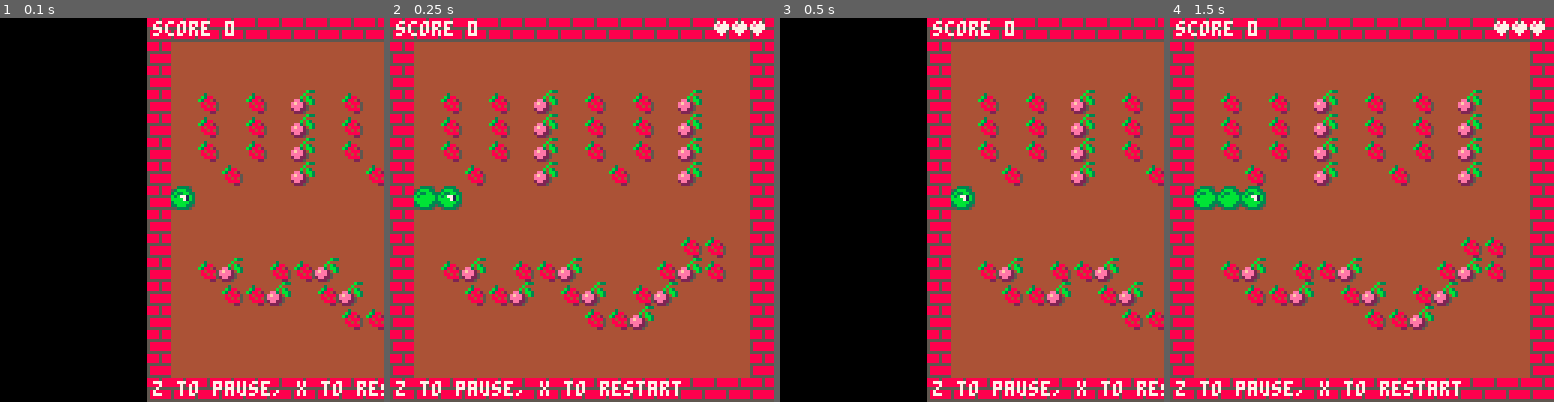
Above: before the commit, frames 1-4 (left to right).
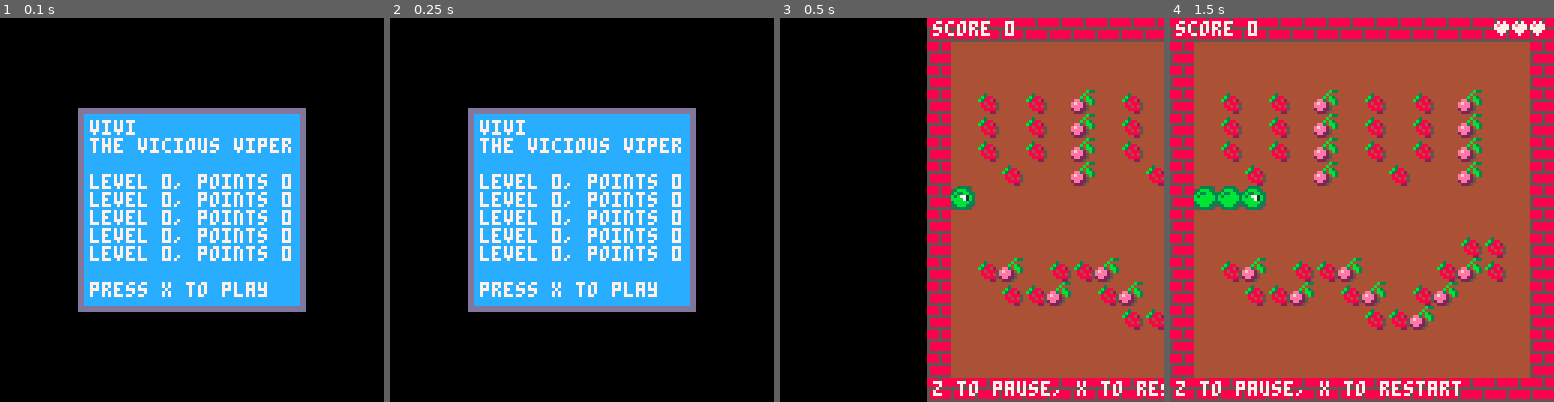
Above: after the commit, the same moments.

Repository: ajur/pico-8-carts
Game: PICO-8 cartridge carts/vivi.p8
Same seed, same stepped clock (60 frames per second), same inputs: the game is played once before the commit and once after it.
Inputs:
- Up to frame 1 (0.1 s): no input
- Up to frame 2 (0.25 s): no input
- Up to frame 3 (0.5 s): tap X (X key) at 0.33 s
- Up to frame 4 (1.5 s): tap O (Z key) at 0.7 s; tap X (X key) at 1.07 s

The runs differ from the first frame. In frame 1, 71% of the frame differs, in the area x 20-100%, y 0-100%; in frame 2, 100%, in the area x 0-100%, y 0-100%; in frame 3, nothing differs; in frame 4, nothing differs.

Commit message:
added high scores persistancy

Diff:
--- a/carts/vivi.p8
+++ b/carts/vivi.p8
@@ -4,9 +4,10 @@
 -- vivi clone v0.4
 -- by ajur
 
+cartdata('ajur_vivi')
+
 screen_size = 128
 btns = {0,1,[4]=2,[8]=3}
-
 
 function count_lvl_points(a,b)
  local p = 0
@@ -22,7 +23,7 @@
 
 function find_maps()
  local i,j,l = 0,0,{}
- while fget(mget(i,j),0) do
+ while mget(i,j) != 0 do
   add(l,{i,j,count_lvl_points(i,j)})
   i = (i+16) % 128
   if i == 0 then j += 16 end
@@ -35,153 +36,168 @@
 printh('found ' .. #lvls)
 
 
-function _init()
- if move_in==-40 then
-  if lvl == #lvls then return end
-  lvl += 1
- else
-  lvl = 1
-  score = 0
-  lives=3
+states = {
+ play = {},
+ score = {}
+}
+
+current_state = 'score'
+
+function states.play:init()
+  if move_in==-40 then
+    if lvl == #lvls then return end
+    lvl += 1
+  else
+    lvl = 1
+    score = 0
+    lives=3
+  end
+  lvl_points=lvls[lvl][3]
+  cls()
+  cam_x=-129
+  speed=5
+  body,head={{1,7},{1,7}},{1,7}
+  move_in=speed
+  head_dir=1
+  paused = false
+  shake=0
+end
+
+function states.play:update()
+  if cam_x<0 then cam_x=min(cam_x+20,0) end
+  if shake > 0 then shake -= 1 end
+  if btnp(5) then
+   _init()
+   reload(0x2000, 0x2000, 0x1000)
+   return
+  end
+  if btnp(4) then
+   paused = not paused
+  end
+  if paused then return end
+
+  b=btns[btn()]
+  if b and move_in > 0 then
+   head_dir = b
+  end
+  if move_in > 0 then
+   move_in -= 1
+  end
+  if move_in == 0 then
+   move_in = speed
+   add(body, head)
+   head=vec_by_dir(head,head_dir)
+ 		sfx(0)
+   local m=mget(lvls[lvl][1]+head[1],lvls[lvl][2]+head[2])
+   if fget(m,0) then
+    move_in = -1
+    sfx(3)
+    lives -= 1
+    shake=10
+   elseif vec_in_t(head, body) then
+    move_in = -2
+    sfx(2)
+    lives -= 1
+    shake=10
+   elseif fget(m,2) then
+    move_in = -3
+    sfx(2)
+    lives -= 1
+    mset(lvls[lvl][1]+head[1],lvls[lvl][2]+head[2],0)
+    shake=10
+   elseif fget(m,1) then
+    score+=1
+    lvl_points-=1
+    mset(lvls[lvl][1]+head[1],lvls[lvl][2]+head[2],0)
+    sfx(1)
+    if lvl_points == 0 then
+     move_in = -10
+    end
+   else
+    del(body,body[1])
+   end
+  end
+  if move_in < 0 and move_in > -10 then
+   if shake == 0 and lives > 0 then
+    body,head={{1,7},{1,7}},{1,7}
+    head_dir=1
+    move_in = speed
+   elseif shake==10 and lives==0 then
+    states.score:add_score(lvl, score)
+   end
+  end
+  if move_in <= -10 then
+   move_in -= 1
+   if move_in == -40 then
+    _init()
+   end
+  end
+end
+
+function states.play:draw()
+  if shake > 0 then
+   camera(cam_x+2-flr(rnd(5)), 2-flr(rnd(5)))
+  else
+   camera(cam_x, 0)
+  end
+  rectfill(0,0,screen_size,screen_size,4)
+  map(lvls[lvl][1],lvls[lvl][2],0,0,16,16)
+  palt(0, false)
+  spr(3,8,8*7)
+  palt(0, true)
+
+  print('score '..score,2,1,7)
+  print('z to pause, x to restart', 2, screen_size-7, 7)
+
+  for i=1,lives do
+   spr(32,screen_size-2-i*6, 1)
+  end
+
+  for b in all(body) do
+   spr(16,8*b[1],8*b[2])
+  end
+  if move_in == -1 then
+   spr(22+head_dir,
+       8*body[#body][1],
+       8*body[#body][2])
+   spr(2,
+       8*head[1],
+       8*head[2])
+  elseif move_in == -2 or move_in == -3 then
+   spr(26+head_dir,
+       8*head[1],
+       8*head[2])
+  else
+   spr(18+head_dir,
+       8*head[1],
+       8*head[2])
+  end
+  if move_in < -10 then
+   draw_popup{"level cleared!"}
+   return
+  end
+  if paused then
+   draw_popup{"paused","z to resume","x to restart"}
+  end
+  if lives == 0 then
+   states.score:draw(true)
+  end
  end
- lvl_points=lvls[lvl][3]
- cls()
- cam_x=-129
- speed=5
- body,head={{1,7},{1,7}},{1,7}
- move_in=speed
- head_dir=1
- paused = false
- shake=0
-end
-
-function _update()
- if cam_x<0 then cam_x=min(cam_x+20,0) end
- if shake > 0 then shake -= 1 end
- if btnp(5) then
-  _init()
-  reload(0x2000, 0x2000, 0x1000)
-  return
+
+ function vec_by_dir(v, d)
+  if d==0 then return {v[1]-1,v[2]} end
+  if d==1 then return {v[1]+1,v[2]} end
+  if d==2 then return {v[1],v[2]-1} end
+  if d==3 then return {v[1],v[2]+1} end
  end
- if btnp(4) then
-  paused = not paused
- end
- if paused then return end
-
- b=btns[btn()]
- if b and move_in > 0 then
-  head_dir = b
- end
- if move_in > 0 then
-  move_in -= 1
- end
- if move_in == 0 then
-  move_in = speed
-  add(body, head)
-  head=vec_by_dir(head,head_dir)
-		sfx(0)
-  local m=mget(lvls[lvl][1]+head[1],lvls[lvl][2]+head[2])
-  if fget(m,0) then
-   move_in = -1
-   sfx(3)
-   lives -= 1
-   shake=10
-  elseif fget(m,2) or vec_in_t(head, body) then
-   move_in = -2
-   sfx(2)
-   lives -= 1
-   shake=10
-  elseif fget(m,1) then
-   score+=1
-   lvl_points-=1
-   mset(lvls[lvl][1]+head[1],lvls[lvl][2]+head[2],0)
-   sfx(1)
-   if lvl_points == 0 then
-    move_in = -10
+
+ function vec_in_t(v,t)
+  for w in all(t) do
+   if v[1]==w[1] and v[2]==w[2] then
+    return true
    end
-  else
-   del(body,body[1])
-  end
- end
- if move_in < 0 and move_in > -10 then
-  if shake == 0 and lives > 0 then
-   body,head={{1,7},{1,7}},{1,7}
-   head_dir=1
-   move_in = speed
-  end
- end
- if move_in <= -10 then
-  move_in -= 1
-  if move_in == -40 then
-   _init()
-  end
- end
-end
-
-function _draw()
- if shake > 0 then
-  camera(cam_x+2-flr(rnd(5)), 2-flr(rnd(5)))
- else
-  camera(cam_x, 0)
- end
- rectfill(0,0,screen_size,screen_size,4)
- map(lvls[lvl][1],lvls[lvl][2],0,0,16,16)
- palt(0, false)
- spr(3,8,8*7)
- palt(0, true)
-
- print('score '..score,2,1,7)
- print('z to pause, x to restart', 2, screen_size-7, 7)
-
- for i=1,lives do
-  spr(32,screen_size-2-i*6, 1)
- end
-
- for b in all(body) do
-  spr(16,8*b[1],8*b[2])
- end
- if move_in == -1 then
-  spr(22+head_dir,
-      8*body[#body][1],
-      8*body[#body][2])
-  spr(2,
-      8*head[1],
-      8*head[2])
- elseif move_in == -2 then
-  spr(26+head_dir,
-      8*head[1],
-      8*head[2])
- else
-  spr(18+head_dir,
-      8*head[1],
-      8*head[2])
- end
- if move_in < -10 then
-  draw_popup{"level cleared!"}
-  return
- end
- if paused then
-  draw_popup{"paused","z to resume","x to restart"}
- end
- if lives == 0 then
-  draw_popup{"oh bummer!","x to play again"}
- end
-end
-
-function vec_by_dir(v, d)
- if d==0 then return {v[1]-1,v[2]} end
- if d==1 then return {v[1]+1,v[2]} end
- if d==2 then return {v[1],v[2]-1} end
- if d==3 then return {v[1],v[2]+1} end
-end
-
-function vec_in_t(v,t)
- for w in all(t) do
-  if v[1]==w[1] and v[2]==w[2] then
-   return true
-  end
- end
- return false
+  end
+  return false
 end
 
 function draw_popup(lines)
@@ -199,6 +215,72 @@
   ly += 6
  end
 end
+
+
+function states.score:add_score(score_lvl, score_points)
+  add(self.scores, {score_lvl, score_points})
+  local i = 5
+  while i > 0 and self.scores[i][2] < self.scores[i+1][2] do
+    self.scores[i], self.scores[i+1] = self.scores[i+1], self.scores[i]
+    i -= 1
+  end
+  self.scores[6] = nil
+  while i < 5 do
+    dset(i*2, self.scores[i+1][1])
+    dset(i*2+1, self.scores[i+1][2])
+    i += 1
+  end
+end
+
+function states.score:init()
+  self.scores = {}
+  for i=0,9,2 do
+    add(self.scores, {dget(i), dget(i+1)})
+  end
+end
+
+function states.score:update()
+  if btnp(5) then
+    reload(0x2000, 0x2000, 0x1000)
+    current_state = 'play'
+    states[current_state]:init()
+   return
+  end
+end
+
+function states.score:draw(game_over)
+  local lines = {"vivi", "the vicious viper", ""}
+  if game_over then
+    lines = {"oh bummer!", "game over", ""}
+  end
+
+  for sl in all(self.scores) do
+    add(lines, "level "..sl[1]..", points "..sl[2])
+  end
+  add(lines, '')
+  if game_over then
+    add(lines, 'press x to play again')
+  else
+    add(lines, 'press x to play')
+  end
+  cls()
+  draw_popup(lines)
+end
+
+
+
+function _init()
+  states[current_state]:init()
+end
+
+function _update()
+  states[current_state]:update()
+end
+
+function _draw()
+  states[current_state]:draw()
+end
+
 
 __gfx__
 0000000088885888188851184454f454000000000000000000000b33000000000000000000000000008780000000000000000000000000000000000000000000
Not shown, changed: the sound effects (__sfx__) section of carts/vivi.p8
